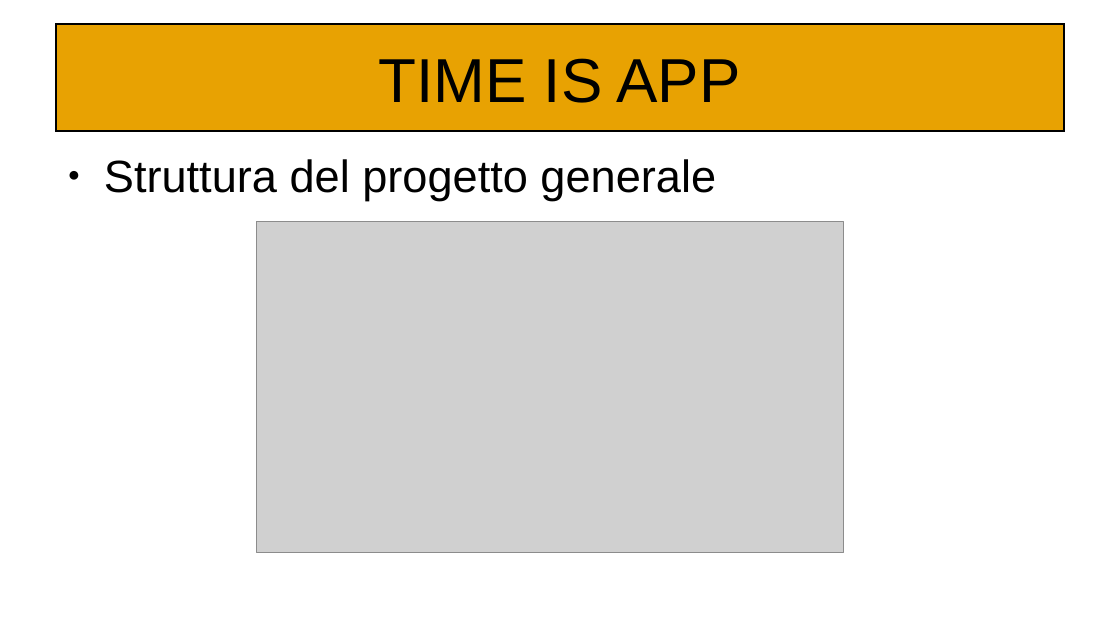
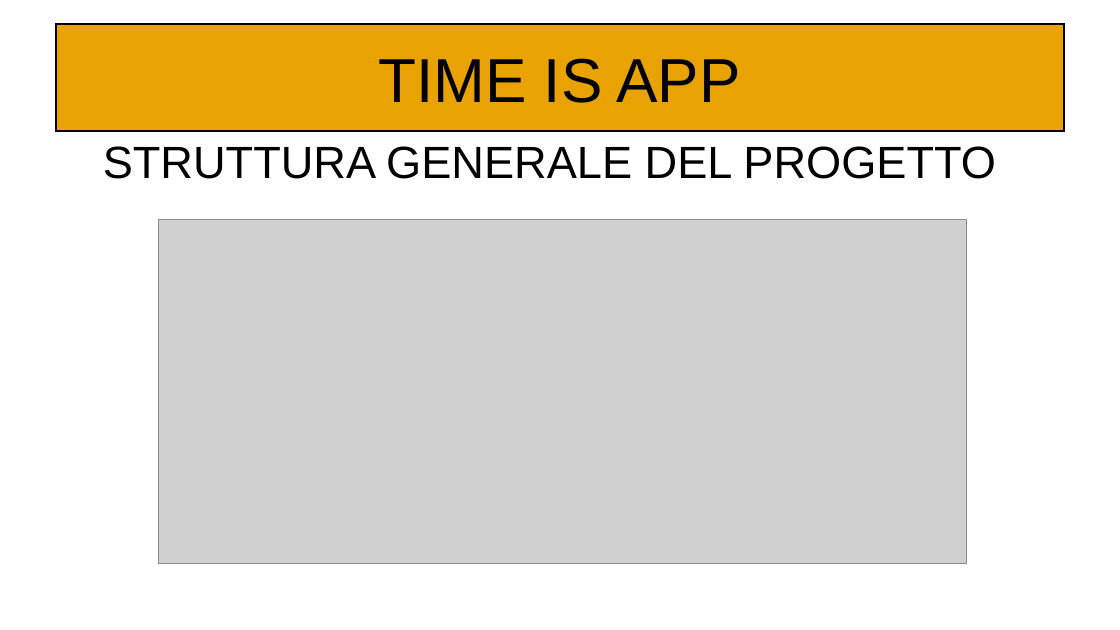
Before and after one commit to Kilne/Progetto_TecWeb, a slide deck: slide 3 of Relazioni/Maiuri.odp. Drawn at 1120x630 pixels with LibreOffice and Linux fonts; fonts in the diff are those of the drawing; grey boxes stand for pictures. Boxes give left, top, right and bottom in pixels: in the first picture for what was removed or moved away, otherwise in the second. Text is boxed around its words. In the diff, an @@ line names an element or a change of style, - is before the commit and + after.

```diff
--- a/Relazioni/Maiuri.odp
+++ b/Relazioni/Maiuri.odp
@@ subtitle added at bbox=[103, 146, 996, 179], 32 pt, text #000000 @@
+STRUTTURA GENERALE DEL PROGETTO
@@ text removed at bbox=[104, 159, 716, 201] @@
-● Struttura del progetto generale
@@ picture: place and size @@
-picture at bbox=[256, 222, 845, 552]
+picture at bbox=[159, 221, 968, 565]
```
Also in this commit, not shown: 5 other slides changed, 1 slide added, 1 slide removed.
